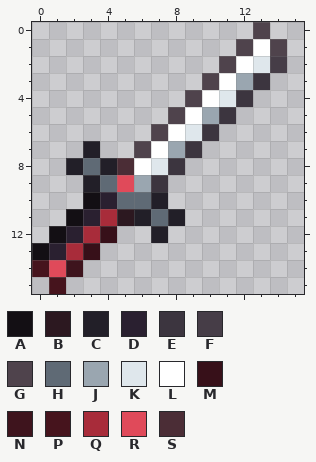
Pixel-art file, stored at resources/gfx/ui/icons/items/assassin_stiletto.aseprite. Above: the version before the commit.
16x16 pixels, 1 frame. Colours within 5 levels of each other are drawn and written as one.
Palette (. is transparent): A #130f14  B #2c1820  C #221f28  D #2a2030  E #3c353f  F #463d47  G #4f434c  H #5f6a75  J #9aa6b0  K #dfe7ec  L #ffffff  M #371019  N #3e141d  P #46141d  Q #a82c3a  R #e04a5a  S #4b2d36
Pixels before, first column x 0:
 0 .............G.
 1 ............GLG
 2 ...........GLKF
 3 ..........GLJE.
 4 .........GLKE..
 5 ........GLJE...
 6 .......GLKE....
 7 ...C..GLJE.....
 8 ..CHCSLKE......
 9 ...CHRJE.......
10 ...ADHHC.......
11 ..ADQBCHC......
12 .ADQM..C.......
13 ADQM...........
14 PRN............
15 .P.............
And afterwards:
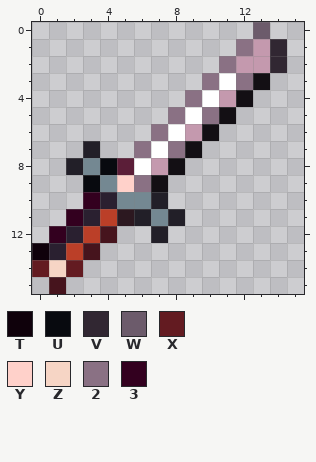
Colours new in this view: T #0f010b  U #080a0f  V #312732  W #6c5b6b  X #631b21  Y #ffd1ca  Z #f6d5c5  2 #8a7184  3 #33001f
The exact change:
colour H: #5f6a75 -> #748892
colour K: #dfe7ec -> #c499ae
colour Q: #a82c3a -> #bb3f28
colour S: #4b2d36 -> #5b1e38
Changed rows in their new state; - is a pixel that keeps its letter.
first column x 0:
 0 -------------W-
 1 ------------2KV
 2 -----------2K-V
 3 ----------2-2A-
 4 ---------2--A--
 5 --------2-2A---
 6 -------2--A----
 7 ------2-2A-----
 8 ----U---A------
 9 ---U-Y2A-------
10 ---3-----------
11 --3------------
12 -3--P----------
13 T--P-----------
14 XZX------------
Where, in picture pixels (left, top, right, bottom), the same in both pictures:
changed: (32, 22, 287, 277)
